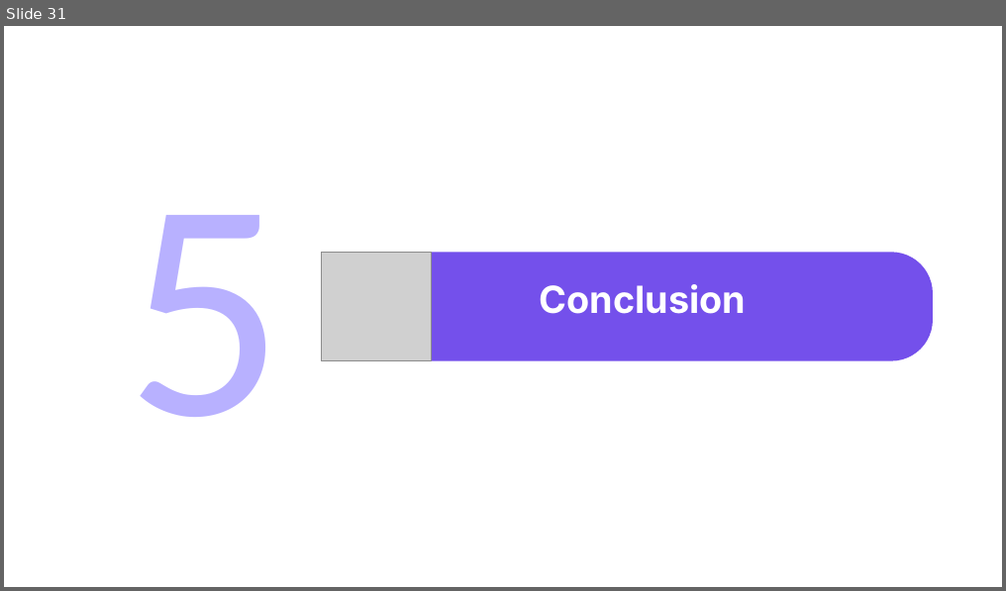
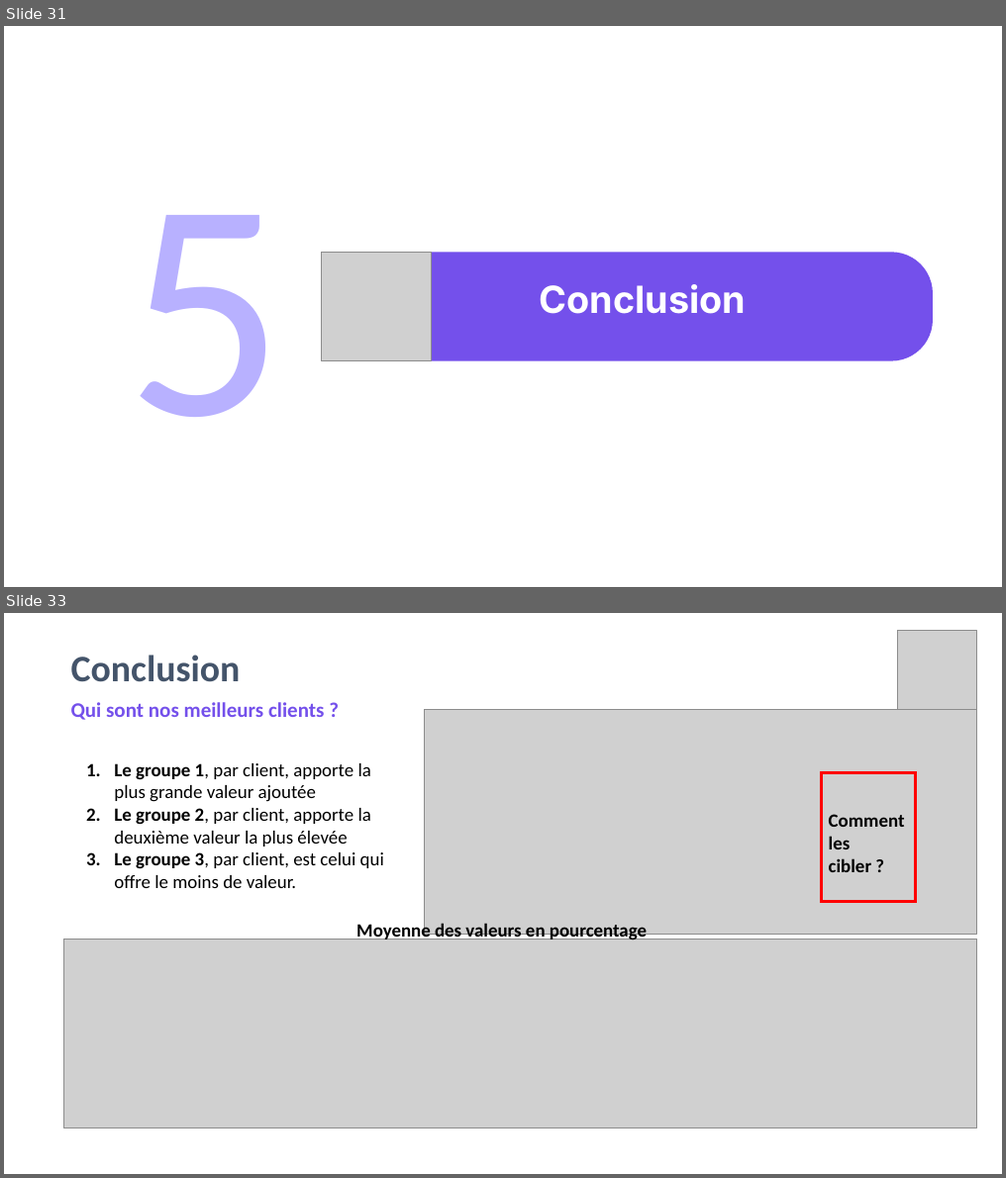
Before and after one commit to amaye15/OpenClassroom--Machine-Learning-Engineer, a slide deck: P4/P4.pptx. Shown one above the other, each under a label of ours: slide 31 before the commit, slides 31 and 33 after it; the slides between them are not shown. The pictures are 1006x591 and 1006x1178 pixels, drawn with LibreOffice and Linux fonts; fonts in the diff are those of the drawing; grey boxes stand for pictures. Boxes give left, top, right and bottom in pixels: in the first picture for what was removed or moved away, otherwise in the second. Text is boxed around its words. In the diff, an @@ line names an element or a change of style, - is before the commit and + after.

```diff
--- a/P4/P4.pptx
+++ b/P4/P4.pptx
@@ slide 33 added at bbox=[4, 613, 1002, 1174], background #FFFFFF @@
@@ picture added at bbox=[897, 630, 976, 710] @@
@@ title added at bbox=[71, 655, 241, 682], 36 pt, text #44546A, bold @@
+Conclusion
@@ text added at bbox=[71, 702, 324, 720], 20 pt, text #7450EB, bold @@
+Qui sont nos meilleurs clients ?
@@ picture added at bbox=[424, 710, 976, 934] @@
@@ text added at bbox=[114, 763, 384, 888], 18 pt, text #000000 @@
+1. Le groupe 1, par client, apporte la plus grande valeur ajoutée
+2. Le groupe 2, par client, apporte la deuxième valeur la plus élevée
+3. Le groupe 3, par client, est celui qui offre le moins de valeur.
@@ rectangle added at bbox=[822, 773, 916, 902], outline #FF0000 3 pt @@
@@ text added at bbox=[829, 814, 905, 872], 18 pt, text #000000, bold @@
+Comment les
+cibler ?
@@ picture added at bbox=[63, 939, 977, 1128] @@
@@ text added at bbox=[356, 922, 647, 940], 18 pt, text #000000, bold @@
+Moyenne des valeurs en pourcentage
```
Also in this commit, not shown: 1 slide changed, 2 other slides added, 1 slide removed, 3 other files.
